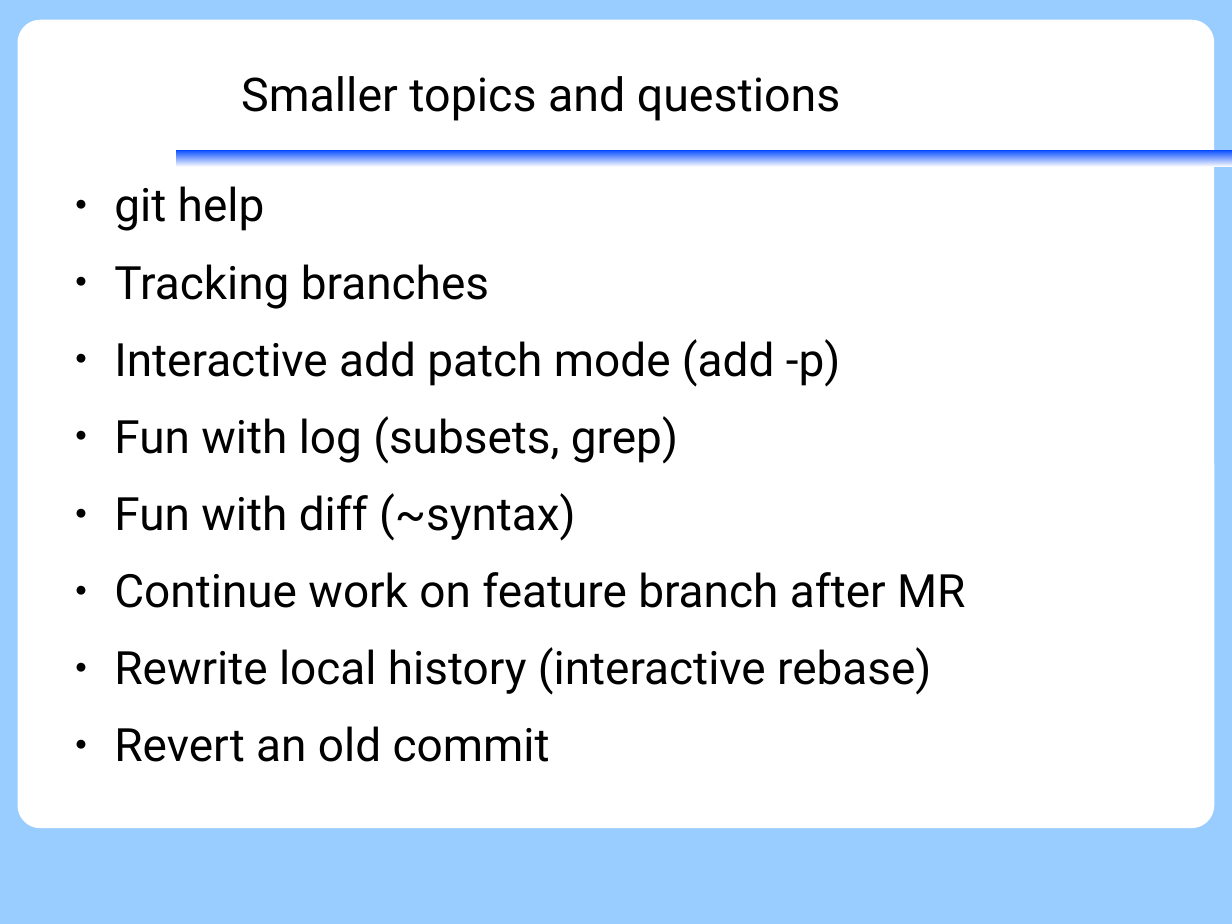
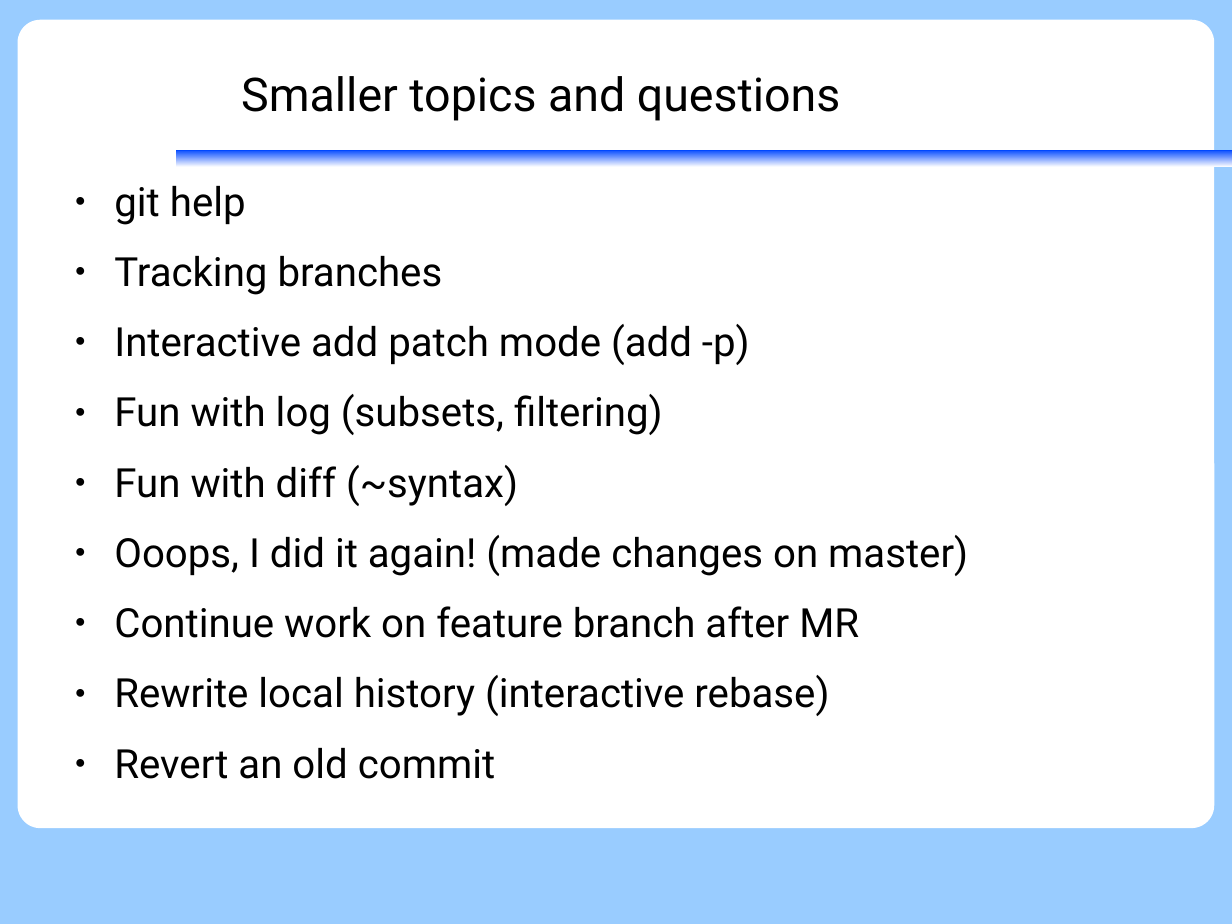
Before and after one commit to KennethNielsen/presentations, a slide deck: slide 34 of gitworkshop/gitworkshop.odp. Drawn at 1232x924 pixels with LibreOffice and Linux fonts; fonts in the diff are those of the drawing; background and template pictures are left out. Boxes give left, top, right and bottom in pixels: in the first picture for what was removed or moved away, otherwise in the second. Text is boxed around its words. In the diff, an @@ line names an element or a change of style, - is before the commit and + after.

```diff
--- a/gitworkshop/gitworkshop.odp
+++ b/gitworkshop/gitworkshop.odp
@@ text at bbox=[114, 186, 859, 779]: size 29.6 to 25.9 pt in "git help", "Tracking branches", "Interactive add patch mode (add -p)", "Fun with diff (~syntax)" and 3 more places @@
@@ text at bbox=[114, 394, 663, 435]: text changed; size 29.6 to 25.9 pt @@
-● Fun with log (subsets, grep)
+● Fun with log (subsets, filtering)
@@ text at bbox=[114, 535, 968, 576]: paragraph added @@
+● Ooops, I did it again! (made changes on master)
```
Also in this commit, not shown: 2 other slides changed, 2 slides added, 1 other file.
